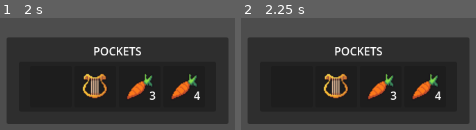
Above: before the commit, frames 1-2 (left to right).
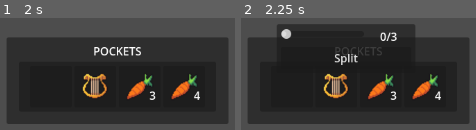
Above: after the commit, the same moments.

Repository: hamgoblin45/Fascism-Sim
Game: Godot game, scene res://Interface/inventory_ui.tscn
Same seed, same stepped clock (60 frames per second), same inputs: the game is played once before the commit and once after it.
Inputs (mouse positions are in pixels of both pictures, inside the frame that each line leads up to):
- Up to frame 1 (2 s): tap Enter at 0.5 s; move the mouse to (51, 86) at 0.52 s; hold Shift (shift, bound only after the commit) 0.53-1.28 s; click (51, 86) at 0.6 s; tap Space at 1.25 s; move the mouse to (96, 86) at 1.27 s; hold Escape (back) from 1.28 s (still down); tap Shift (shift, bound only after the commit) at 1.35 s; click (96, 86) at 1.55 s
- Up to frame 2 (2.25 s): tap Enter at 2 s; move the mouse to (379, 86) at 2.02 s; release Escape (back) at 2.03 s; hold Shift (shift, bound only after the commit) from 2.03 s (still down); click (379, 86) at 2.1 s

Frame 1 is identical in both runs. In frame 2, 8.4% of the frame differs, in the area x 15-75%, y 5-42%.
Error after the commit: Invalid access to property or key 'item_data' on a base object of type 'Nil'. (res://Interface/split_stack_ui.gd:17)

Commit message:
Split/context menu visibility control

Diff:
--- a/fasc-sim-inventory-ui/Interface/inventory_ui.gd
+++ b/fasc-sim-inventory-ui/Interface/inventory_ui.gd
@@ -51,7 +51,11 @@
 				else:
 					slot.set_slot_data(grabbed_slot_data)
 					_clear_grabbed_slot()
+
 			else:
+				if Input.is_action_pressed("shift"):
+					EventBus.open_split_stack_ui.emit(slot_data)
+					return
 				grabbed_slot_data = slot_data
 				grab_timer.start()
 		"r_click":
--- a/fasc-sim-inventory-ui/Interface/inventory_ui.tscn
+++ b/fasc-sim-inventory-ui/Interface/inventory_ui.tscn
@@ -192,16 +192,19 @@
 [node name="TrashButton" type="Button" parent="ItemContextUI/MarginContainer/VBoxContainer/ButtonContainer"]
 unique_name_in_owner = true
 layout_mode = 2
+mouse_filter = 1
 text = "TRASH"
 
 [node name="UseButton" type="Button" parent="ItemContextUI/MarginContainer/VBoxContainer/ButtonContainer"]
 unique_name_in_owner = true
 layout_mode = 2
+mouse_filter = 1
 text = "USE"
 
 [node name="SplitButton" type="Button" parent="ItemContextUI/MarginContainer/VBoxContainer/ButtonContainer"]
 unique_name_in_owner = true
 layout_mode = 2
+mouse_filter = 1
 text = "SPLIT"
 
 [node name="SplitStackUI" type="PanelContainer" parent="."]
@@ -209,6 +212,7 @@
 layout_mode = 0
 offset_left = -200.0
 offset_bottom = 70.0
+mouse_filter = 1
 script = ExtResource("9_3xrn1")
 
 [node name="MarginContainer" type="MarginContainer" parent="SplitStackUI"]
@@ -230,6 +234,7 @@
 custom_minimum_size = Vector2(120, 0)
 layout_mode = 2
 size_flags_horizontal = 3
+mouse_filter = 1
 
 [node name="SplitQty" type="Label" parent="SplitStackUI/MarginContainer/VBoxContainer/HBoxContainer"]
 unique_name_in_owner = true
@@ -240,6 +245,7 @@
 
 [node name="SplitButton" type="Button" parent="SplitStackUI/MarginContainer/VBoxContainer"]
 layout_mode = 2
+mouse_filter = 1
 text = "Split"
 
 [connection signal="timeout" from="GrabbedSlotUI/GrabTimer" to="." method="_on_grab_timer_timeout"]
--- a/fasc-sim-inventory-ui/Interface/item_context_ui.gd
+++ b/fasc-sim-inventory-ui/Interface/item_context_ui.gd
@@ -48,6 +48,7 @@
 
 func _on_split_button_pressed() -> void:
 	EventBus.open_split_stack_ui.emit(slot_data)
+	print("Split button pressed on Context Menu")
 
 
 func _on_mouse_entered() -> void:
--- a/fasc-sim-inventory-ui/Interface/split_stack_ui.gd
+++ b/fasc-sim-inventory-ui/Interface/split_stack_ui.gd
@@ -14,16 +14,20 @@
 
 
 func _set_split_ui(slot: InventorySlotData):
+	if not slot.item_data.stackable: return
+	await get_tree().create_timer(0.01).timeout
 	show()
+	global_position = Vector2(get_global_mouse_position().x - 150, get_global_mouse_position().y - 90)
 	slot_data = slot
-	split_qty.text = "%s/%s" % [str(split_slider.value), str(slot.quantity)]
+	split_qty.text = "%s/%s" % [str(snappedi(split_slider.value,1)), str(slot.quantity)]
 	split_slider.max_value = slot.quantity
 	split_slider.value = 0
 
-func _unhandled_input(event: InputEvent) -> void:
-	if visible and event.is_pressed() \
-	and event is InputEventMouseButton and not mouse_on_ui \
+func _physics_process(_delta: float) -> void:
+	if !visible: return
+	if Input.is_action_just_pressed("click") and not mouse_on_ui \
 	or Input.is_action_just_pressed("back"):
+		print("Click while split ui is visible and mouse off panel, hiding")
 		hide()
 
 func _on_split_button_pressed() -> void:
@@ -32,12 +36,14 @@
 
 
 func _on_split_slider_value_changed(value: float) -> void:
-	split_qty.text = "%s/%s" % [str(value), str(slot_data.quantity)]
+	split_qty.text = "%s/%s" % [str(snappedi(value,1)), str(slot_data.quantity)]
 
 
 func _on_mouse_exited() -> void:
+	print("Mouse left split UI")
 	mouse_on_ui = false
 
 
 func _on_mouse_entered() -> void:
+	print("Mouse on split UI")
 	mouse_on_ui = true
--- a/fasc-sim-inventory-ui/project.godot
+++ b/fasc-sim-inventory-ui/project.godot
@@ -37,3 +37,8 @@
 , Object(InputEventKey,"resource_local_to_scene":false,"resource_name":"","device":-1,"window_id":0,"alt_pressed":false …(186 unchanged characters)…
 ]
 }
+shift={
+"deadzone": 0.2,
+"events": [Object(InputEventKey,"resource_local_to_scene":false,"resource_name":"","device":-1,"window_id":0,"alt_pressed":false,"shift_pressed":false,"ctrl_pressed":false,"meta_pressed":false,"pressed":false,"keycode":0,"physical_keycode":4194325,"key_label":0,"unicode":0,"location":0,"echo":false,"script":null)
+]
+}
